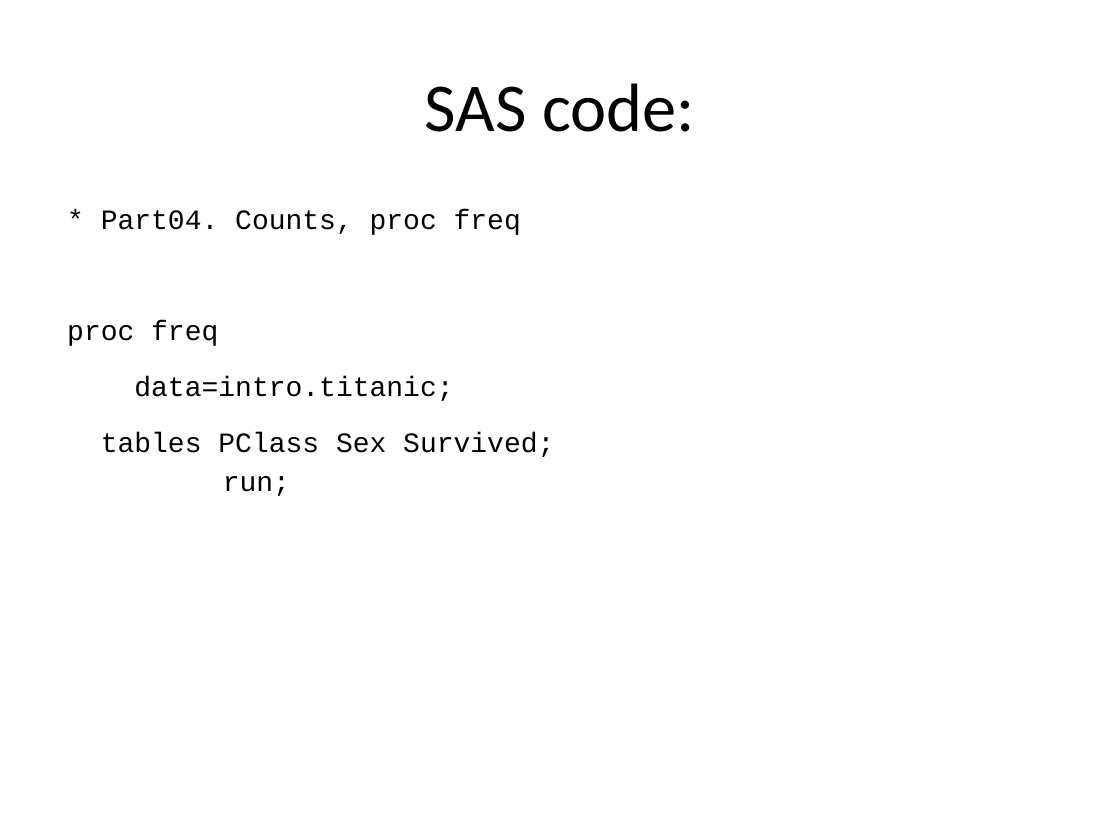
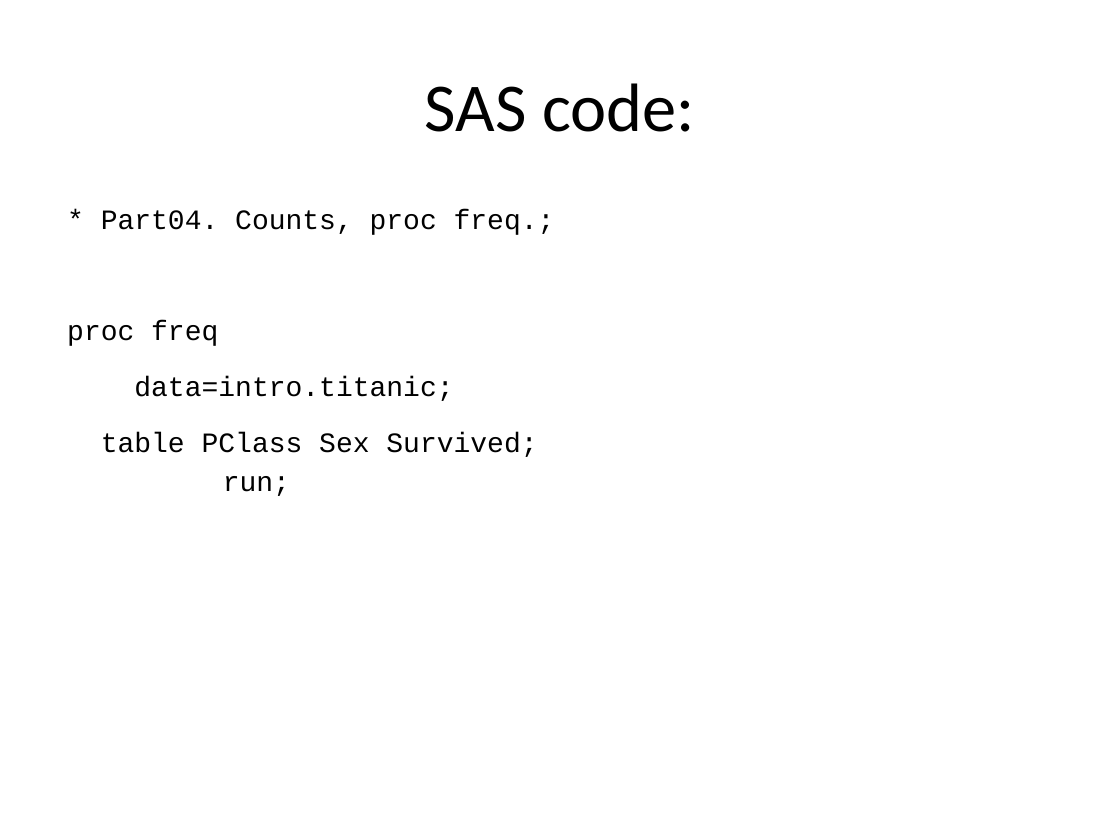
Before and after one commit to pmean/introduction-to-SAS, a slide deck: slide 9 of results/m04-slides-and-speaker-notes.pptx (slide 7 before the commit). Drawn at 1120x840 pixels with LibreOffice and Linux fonts; fonts in the diff are those of the drawing. Boxes give left, top, right and bottom in pixels: in the first picture for what was removed or moved away, otherwise in the second. Text is boxed around its words. In the diff, an @@ line names an element or a change of style, - is before the commit and + after.

```diff
--- a/results/m04-slides-and-speaker-notes.pptx
+++ b/results/m04-slides-and-speaker-notes.pptx
@@ text at (67,209,555,496): text changed @@
-* Part04. Counts, proc freq
-proc freq
-data=intro.titanic;
-tables PClass Sex Survived;
-run;
+* Part04. Counts, proc freq.;
+proc freq
+data=intro.titanic;
+table PClass Sex Survived;
+run;
```
Also in this commit, not shown: 12 other slides changed, 20 slides added, 3 slides removed, 18 other files.
